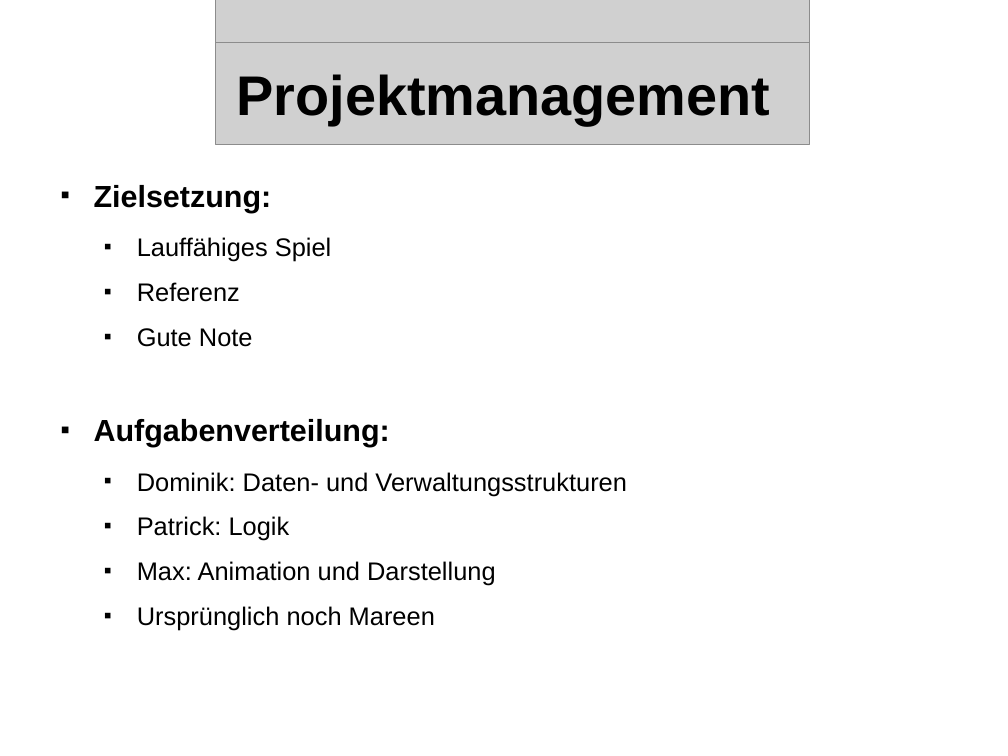
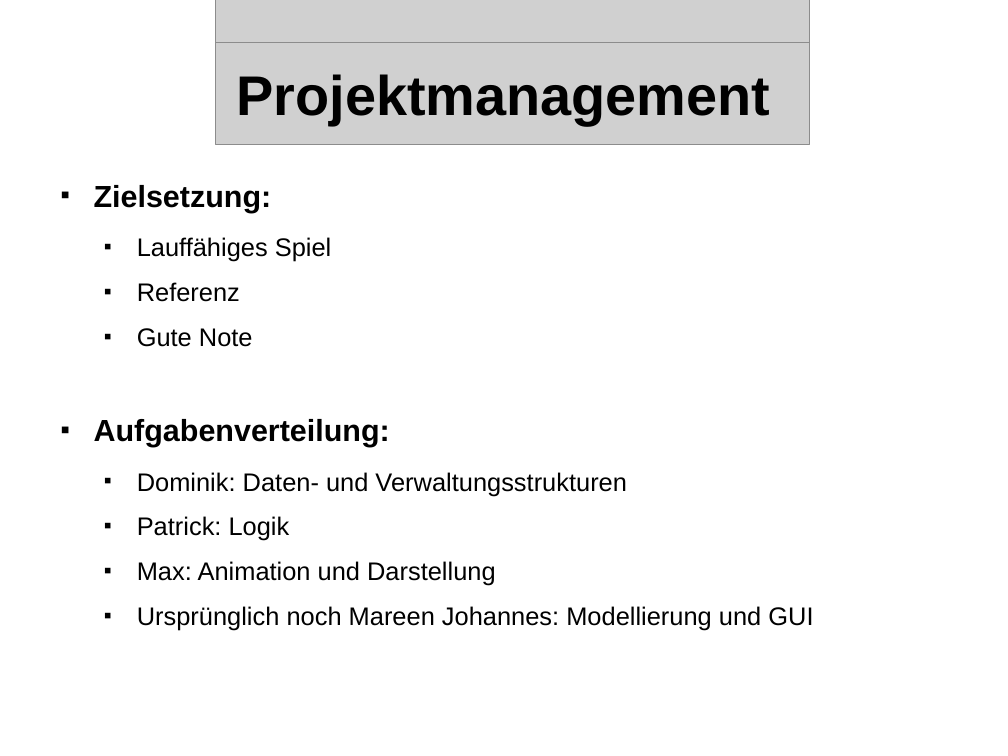
Before and after one commit to streber91/3D-Game-Project, a slide deck: slide 5 of Documents/Präsentationen/Underlord Abschlusspräsentation.odp. Drawn at 1008x756 pixels with LibreOffice and Linux fonts; fonts in the diff are those of the drawing; grey boxes stand for pictures; background and template pictures are left out. Boxes give left, top, right and bottom in pixels: in the first picture for what was removed or moved away, otherwise in the second. Text is boxed around its words. In the diff, an @@ line names an element or a change of style, - is before the commit and + after.

```diff
--- a/Documents/Präsentationen/Underlord Abschlusspräsentation.odp
+++ b/Documents/Präsentationen/Underlord Abschlusspräsentation.odp
@@ text at [137,606,813,631]: text changed @@
-  ■ Ursprünglich noch Mareen
+  ■ Ursprünglich noch Mareen Johannes: Modellierung und GUI
```
Also in this commit, not shown: 4 other slides changed, 2 slides added.
